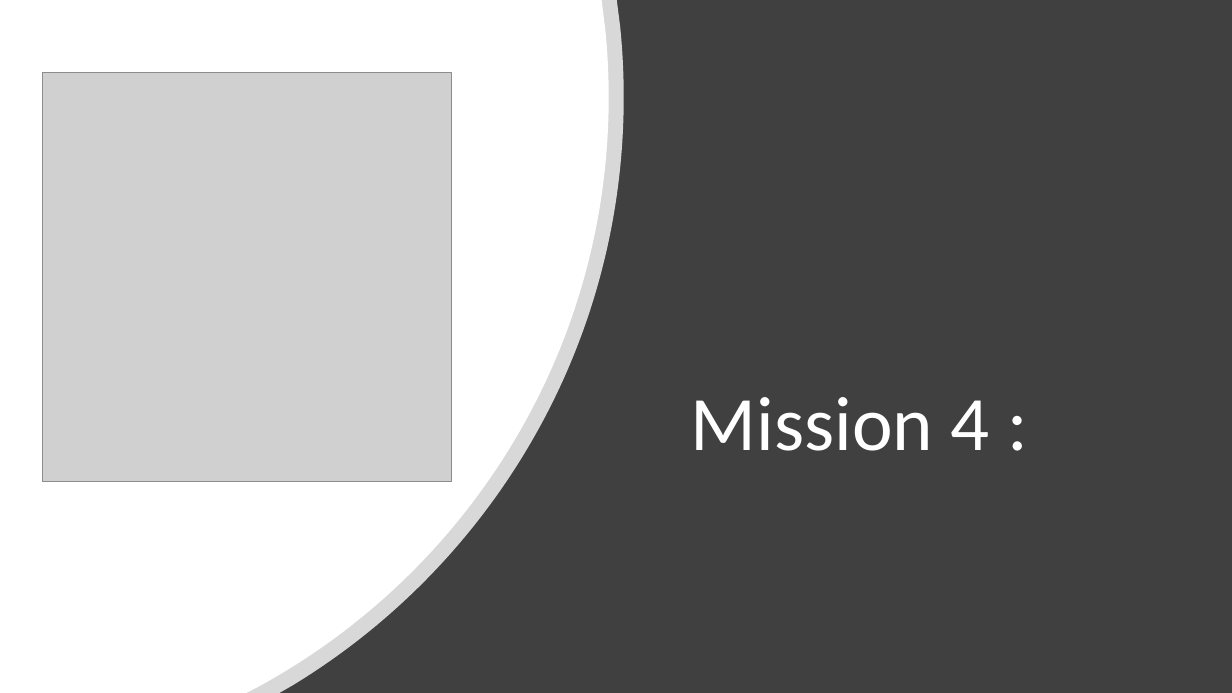
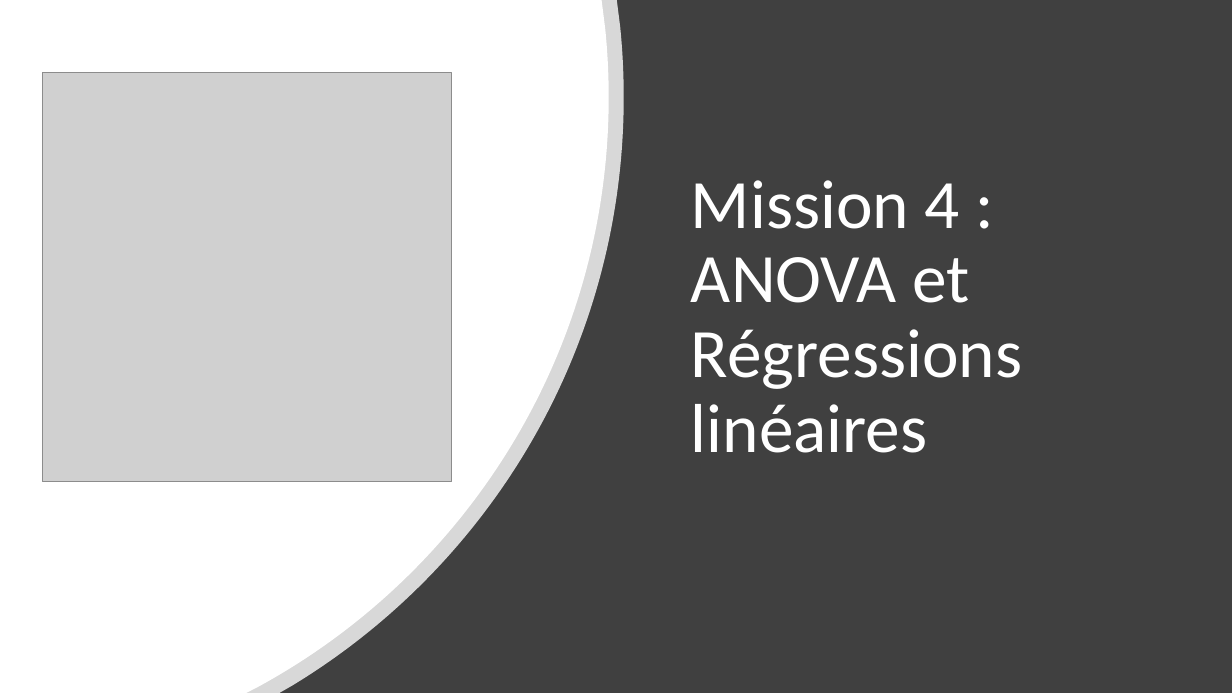
Before and after one commit to Julien-paulet/Projet_7_, a slide deck: slide 28 of Présentation.pptx. Drawn at 1232x693 pixels with LibreOffice and Linux fonts; fonts in the diff are those of the drawing; grey boxes stand for pictures. Boxes give left, top, right and bottom in pixels: in the first picture for what was removed or moved away, otherwise in the second. Text is boxed around its words. In the diff, an @@ line names an element or a change of style, - is before the commit and + after.

```diff
--- a/Présentation.pptx
+++ b/Présentation.pptx
@@ title at (691, 180, 1022, 453): text changed; size 60 to 54 pt @@
-Mission 4 :
+Mission 4 : ANOVA et Régressions linéaires
```
Also in this commit, not shown: 11 other slides changed, 3 other files.
